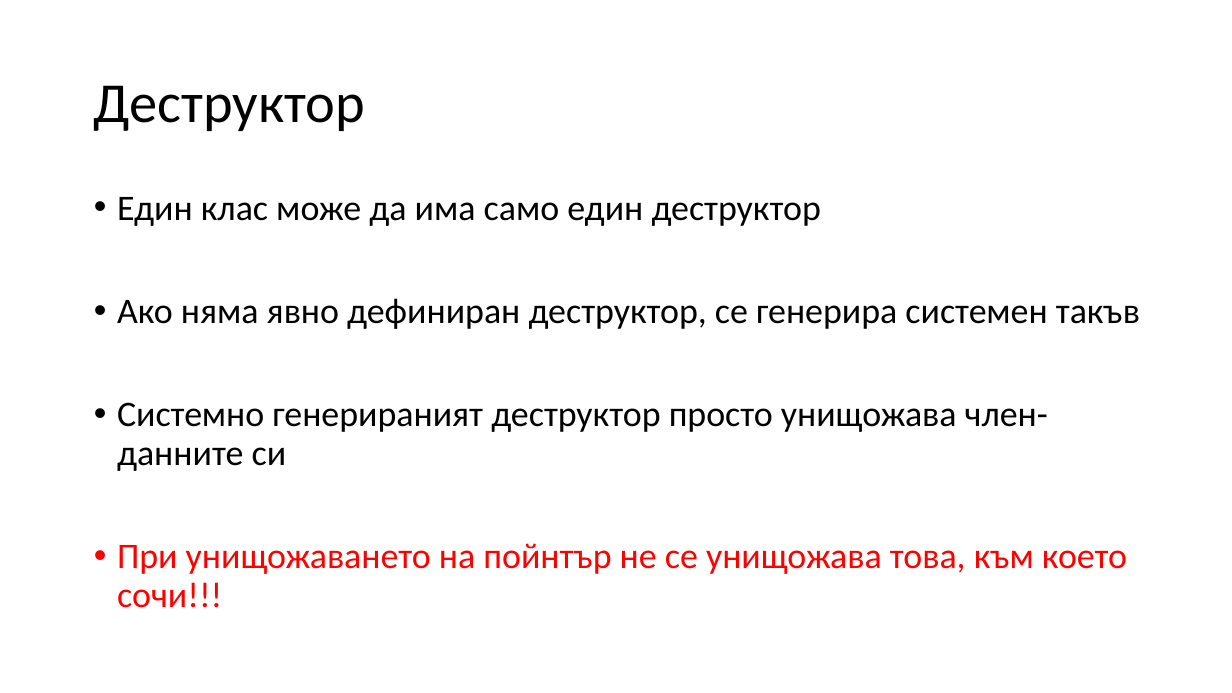
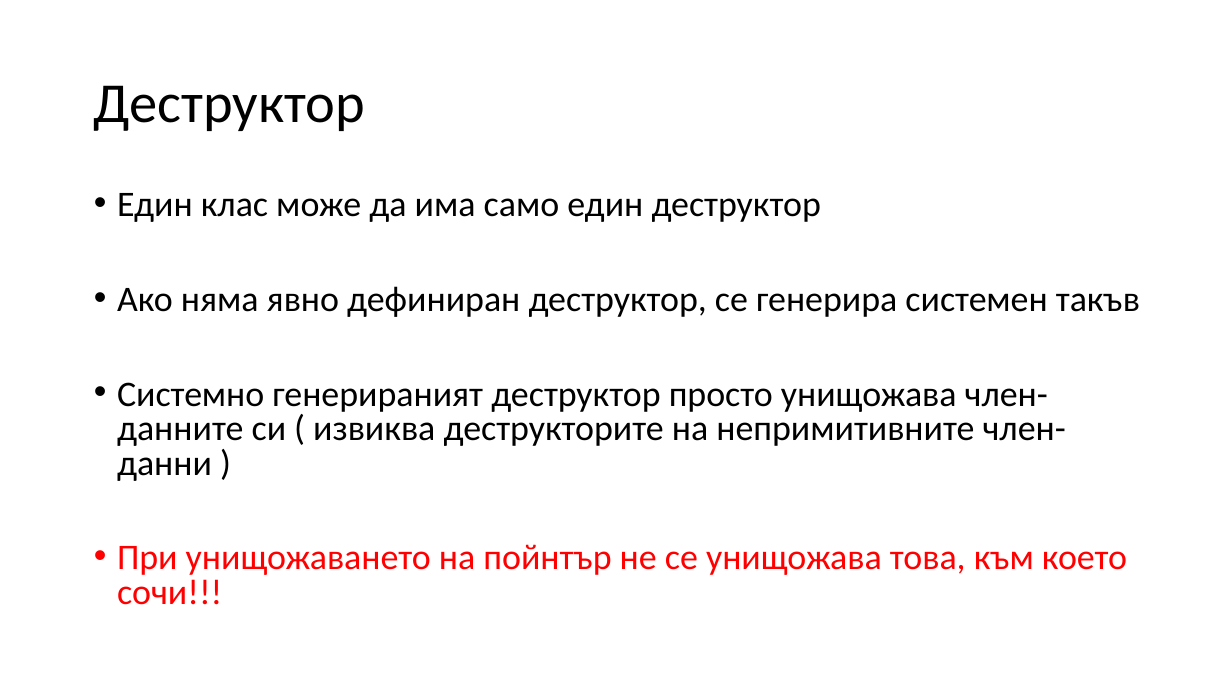
Before and after one commit to Mapmo/Uni-CPP, a slide deck: slide 62 of Object-Oriented Programming/Consultation 2/Consultation2.pptx. Drawn at 1232x693 pixels with LibreOffice and Linux fonts; fonts in the diff are those of the drawing. Boxes give left, top, right and bottom in pixels: in the first picture for what was removed or moved away, otherwise in the second. Text is boxed around its words. In the diff, an @@ line names an element or a change of style, - is before the commit and + after.

```diff
--- a/Object-Oriented Programming/Consultation 2/Consultation2.pptx
+++ b/Object-Oriented Programming/Consultation 2/Consultation2.pptx
@@ text at [117, 193, 1140, 605]: line spacing 0.9 to 0.8 @@
@@ text at [117, 382, 1066, 481]: text changed @@
-• Системно генерираният деструктор просто унищожава член-данните си
+• Системно генерираният деструктор просто унищожава член-данните си ( извиква деструкторите на непримитивните член-данни )
```
Also in this commit, not shown: 12 other slides changed, 2 other files.
